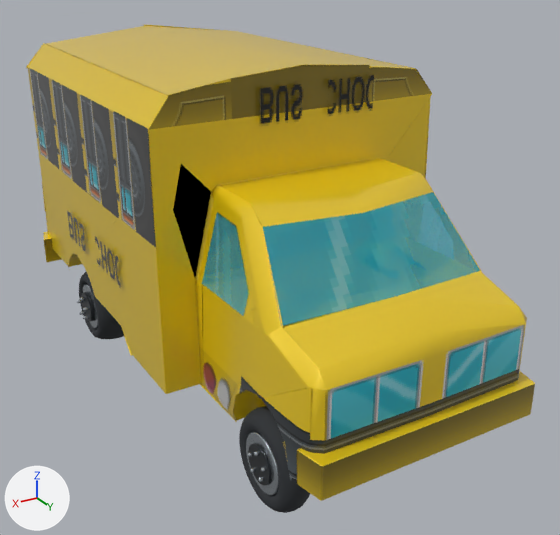
Renders of the glTF model public/assets/remaster/car-schoolbu.glb from each side of a commit.
The view is the same before and after, from a camera (50 mm lens) standing at (3.66, 5.98, 3.44) and looking at (-0.12, -0.32, 0.29). The lights are fixed; the arrows at lower left show +X, +Y and +Z. The older version comes first. Where no turn or scale is listed for an object, it has been applied to the vertices. Vertices at exactly the same position are counted once.

The older version as bpy lines, for what is in view:
```python
ob_rounded_tire_031 = bpy.data.objects.new('Rounded tire.031', me_torus_031)
ob_rounded_tire_031.location = (0.99, 1.44, -0.54)
ob_schoolbushape = bpy.data.objects.new('schoolbuShape', me_schoolbushape)
ob_schoolbushape.location = (0.0, 0.0, 0.0)
ob_schoolbushape_001 = bpy.data.objects.new('schoolbuShape.001', me_schoolbushape_001)
ob_schoolbushape_001.location = (0.0, 0.0, 0.0)
ob_schoolbushape_002 = bpy.data.objects.new('schoolbuShape.002', me_schoolbushape_002)
ob_schoolbushape_002.parent = ob_schoolbu
ob_schoolbushape_002.location = (0.0, 0.0, 0.0)
ob_windshape_001 = bpy.data.objects.new('windShape.001', me_windshape_001)
ob_windshape_001.location = (0.0, 0.0, 0.0)
# also in view: 'Rounded tire.028' at (1.13, -2.12, -0.54); 'Alloy rim.031' at (0.99, 1.44, -0.54)
```
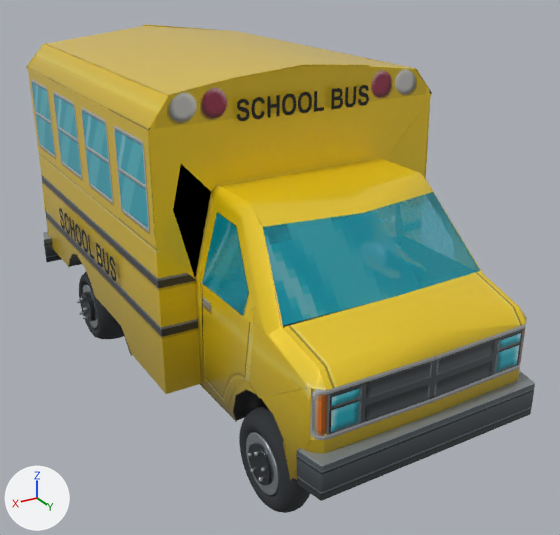
The change, as a list of edits to the scene's bpy script:
```text
Add mat_bus_lettering_black:
    mat_bus_lettering_black = principled_material('Bus lettering black')
    mat_bus_lettering_black.base_color = (0.008, 0.009, 0.01)  # black #161819
    mat_bus_lettering_black.roughness = 0.8
Change me_schoolbushape:
    where me_schoolbushape.from_pydata(...)  # 1118 vertices, 2144 faces; spans x -1.11..1.1, y 0.28..1.68, z 0.26..1.25
    used by ob_schoolbushape; location = (0.0, 0.0, 0.0)
    me_schoolbushape part 1: texture (UV) coordinates of 2144 of 2144 faces, centred in x -0.82..0.73, y 0.45..1.36, z 0.37..1.25, changed; they spanned u 0.09..1.01, v 0.53..0.86 and now span u 0.09..1.01, v 0.14..0.47
Change me_schoolbushape_001:
    where me_schoolbushape_001.from_pydata(...)  # 1350 vertices, 2626 faces; spans x -1.55..1.55, y -3.48..2.26, z -0.58..2.43
    used by ob_schoolbushape_001; location = (0.0, 0.0, 0.0)
    me_schoolbushape_001 part 2: texture (UV) coordinates of 2626 of 2626 faces, centred in x -1.55..1.55, y -3.48..2.26, z -0.53..2.43, changed; they spanned u 0.0..1.01, v 0.0..1.05 and now span u 0.0..1.01, v -0.05..1.0
Change me_windshape_001:
    where me_windshape_001.from_pydata(...)  # 16 vertices, 10 faces; spans x -1.11..1.11, y 0.41..1.68, z 0.68..1.35
    used by ob_windshape_001; location = (0.0, 0.0, 0.0)
    me_windshape_001 part 3: texture (UV) coordinates of 10 of 10 faces, centred in x -1.09..1.05, y 0.54..1.43, z 0.75..1.17, changed; they spanned u 0.0..1.0, v 0.0..1.0 and now span u 0.0..1.0, v 0.0..1.0
Add me_school_bus_right:
    me_school_bus_right.from_pydata(...)  # 2254 vertices, 4488 faces; spans x 0.0, y -0.92..0.92, z -0.13..0.12
    me_school_bus_right.materials.append(mat_bus_lettering_black)  # black #161819
Add me_school_bus_front:
    me_school_bus_front.from_pydata(...)  # 2254 vertices, 4488 faces; spans x -0.674..0.676, y 0.0, z -0.094..0.092
    me_school_bus_front.materials.append(mat_bus_lettering_black)  # black #161819
Change ob_schoolbushape_002:
    ob_schoolbushape_002: bpy.data.objects.new('schoolbuShape.002', me_schoolbushape_002) -> bpy.data.objects.new('schoolbuShape.002', None)
Add ob_school_bus_right:
    ob_school_bus_right = bpy.data.objects.new('School bus right', me_school_bus_right)
    ob_school_bus_right.location = (1.5, -1.61, 0.46)
Add ob_school_bus_front:
    ob_school_bus_front = bpy.data.objects.new('School bus front', me_school_bus_front)
    ob_school_bus_front.location = (0.01, 0.33, 2.1)
```

Changed parts and their boxes (x1, y1, x2, y2) in the pictures (560 x 535 px):
'schoolbuShape.002', no longer drawn: before (67, 75, 374, 287)
'School bus front', added: after (237, 85, 369, 121)
'School bus right', added: after (59, 208, 116, 281)
part 1 of me_schoolbushape, surface changed: (244, 270, 392, 327) in both
part 2 of me_schoolbushape_001, surface changed: (26, 57, 535, 501) in both
part 3 of me_windshape_001, surface changed: (202, 192, 480, 326) in both
